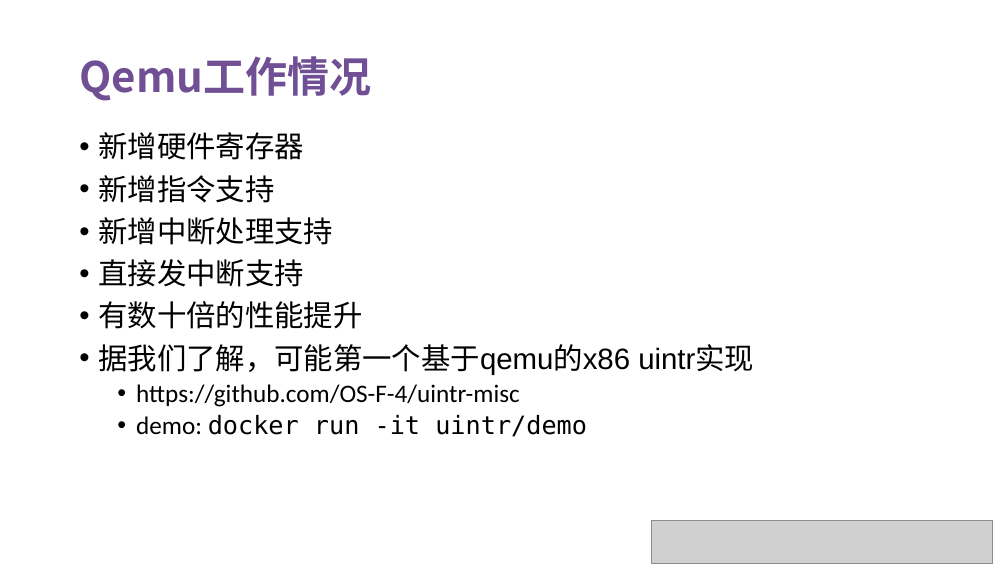
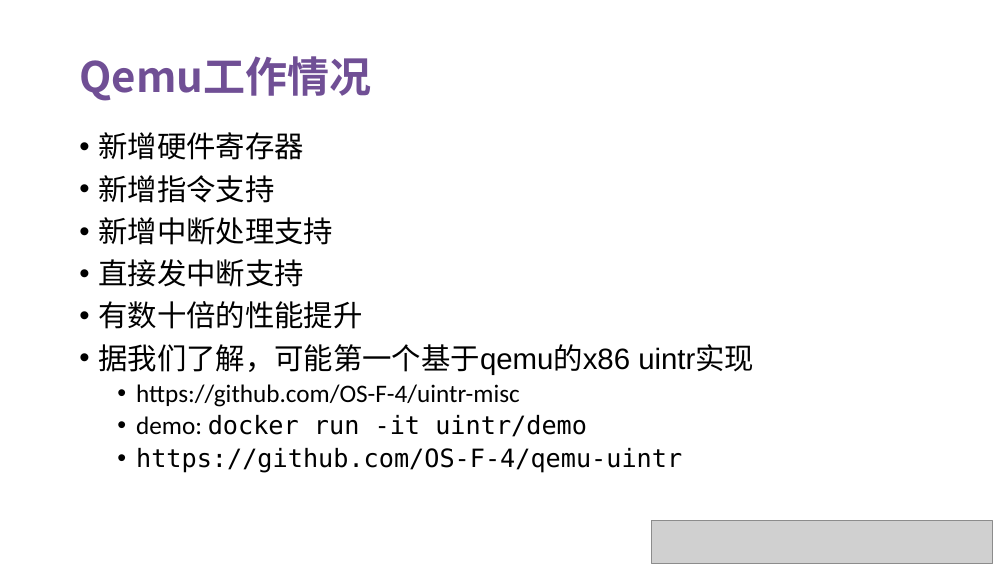
Before and after one commit to OS-F-4/usr-intr, a slide deck: slide 14 of 技术交流报告.pptx. Drawn at 1008x567 pixels with LibreOffice and Linux fonts; fonts in the diff are those of the drawing; grey boxes stand for pictures. Boxes give left, top, right and bottom in pixels: in the first picture for what was removed or moved away, otherwise in the second. Text is boxed around its words. In the diff, an @@ line names an element or a change of style, - is before the commit and + after.

```diff
--- a/技术交流报告.pptx
+++ b/技术交流报告.pptx
@@ text at (136,448,682,473): paragraph added @@
+  • https://github.com/OS-F-4/qemu-uintr
```
Also in this commit, not shown: 3 other slides changed, 2 slides added, 4 other files.
